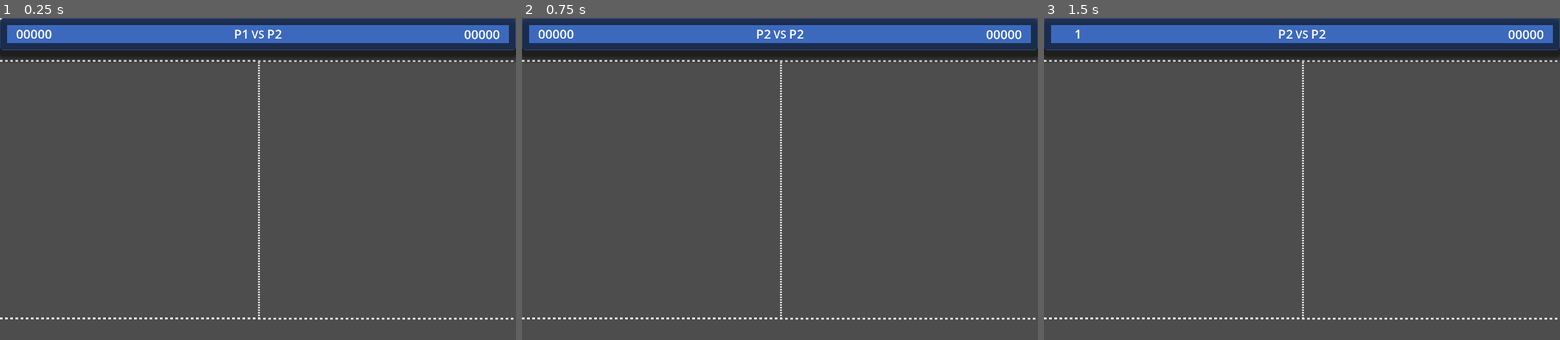
Above: before the commit, frames 1-3 (left to right).
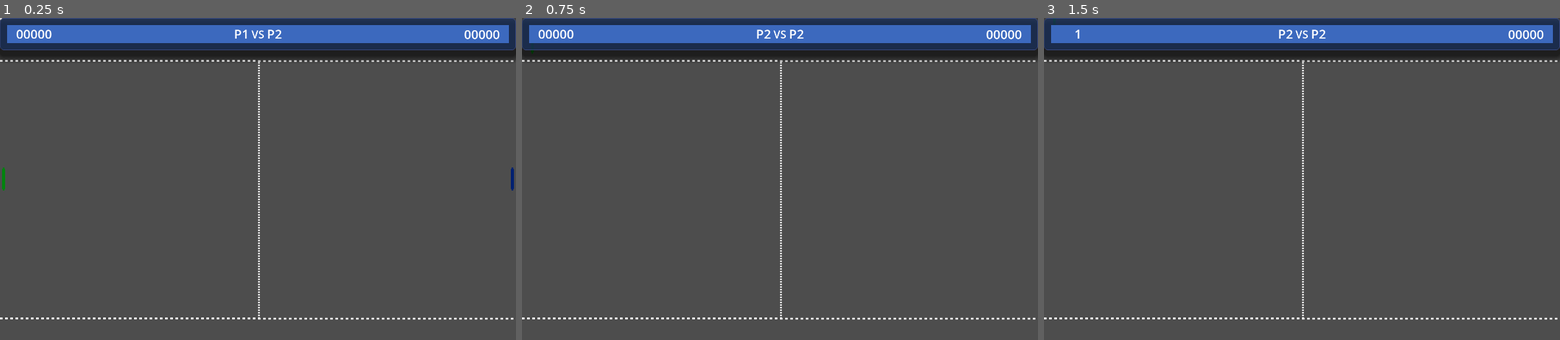
Above: after the commit, the same moments.

Repository: Fox-Alpha/Pong_Godot_4_Multiplayer
Game: Godot game, scene res://scenes/game/Pong_40.tscn
The game is run twice, just before and just after one commit, with the same random seed, the same clock (stepped at 60 frames per second) and the same inputs. This scene is started directly instead of the project's main scene.
Inputs (mouse positions are in pixels of both pictures, inside the frame that each line leads up to):
- Up to frame 1 (0.25 s): no input
- Up to frame 2 (0.75 s): tap Enter at 0.5 s; move the mouse to (893, 162) at 0.52 s; hold W (p1_up) from 0.53 s (still down); hold Down (p2_down) from 0.53 s (still down); click (893, 162) at 0.67 s
- Up to frame 3 (1.5 s): tap Space at 1.25 s; move the mouse to (1198, 195) at 1.27 s; release W (p1_up) at 1.28 s; release Down (p2_down) at 1.28 s; hold S (p1_down) from 1.28 s (still down); tap Up (p2_up) at 1.35 s

The runs differ from the first frame. In frame 1, less than 0.1% of the frame differs, in the area x 0-100%, y 0-54%; in frame 2, less than 0.1%; in frame 3, less than 0.1%.

Commit message:
Fix: Positions for Players was swapped Add: Call Reset on _ready() for initial Positioning

Diff:
--- a/scenes/game/playground/paddle/paddle_controller.gd
+++ b/scenes/game/playground/paddle/paddle_controller.gd
@@ -12,8 +12,8 @@
 @export var PlayerPaddle = Player.PLAYER_1
 @export_color_no_alpha var playercolor = DEFAULTCOLOR
 
-@onready var PlayerLeftPosition : Vector2 = Vector2(10, get_viewport_rect().size.y/2)
-@onready var PlayerRightPosition : Vector2 = Vector2(get_viewport_rect().size.x-10, get_viewport_rect().size.y/2)
+@onready var PlayerRightPosition : Vector2 = Vector2(10, get_viewport_rect().size.y/2)
+@onready var PlayerLeftPosition : Vector2 = Vector2(get_viewport_rect().size.x-10, get_viewport_rect().size.y/2)
 
 
 func _ready():
@@ -30,6 +30,8 @@
 		playercolor = BLUEPLAYER if playercolor == DEFAULTCOLOR else REDPLAYER
 
 	$Paddle.self_modulate = Game.get_playercolor(PlayerPaddle)
+	_reset_position()
+
 
 func _physics_process(delta):
 	var direction : Vector2 = Vector2.ZERO
